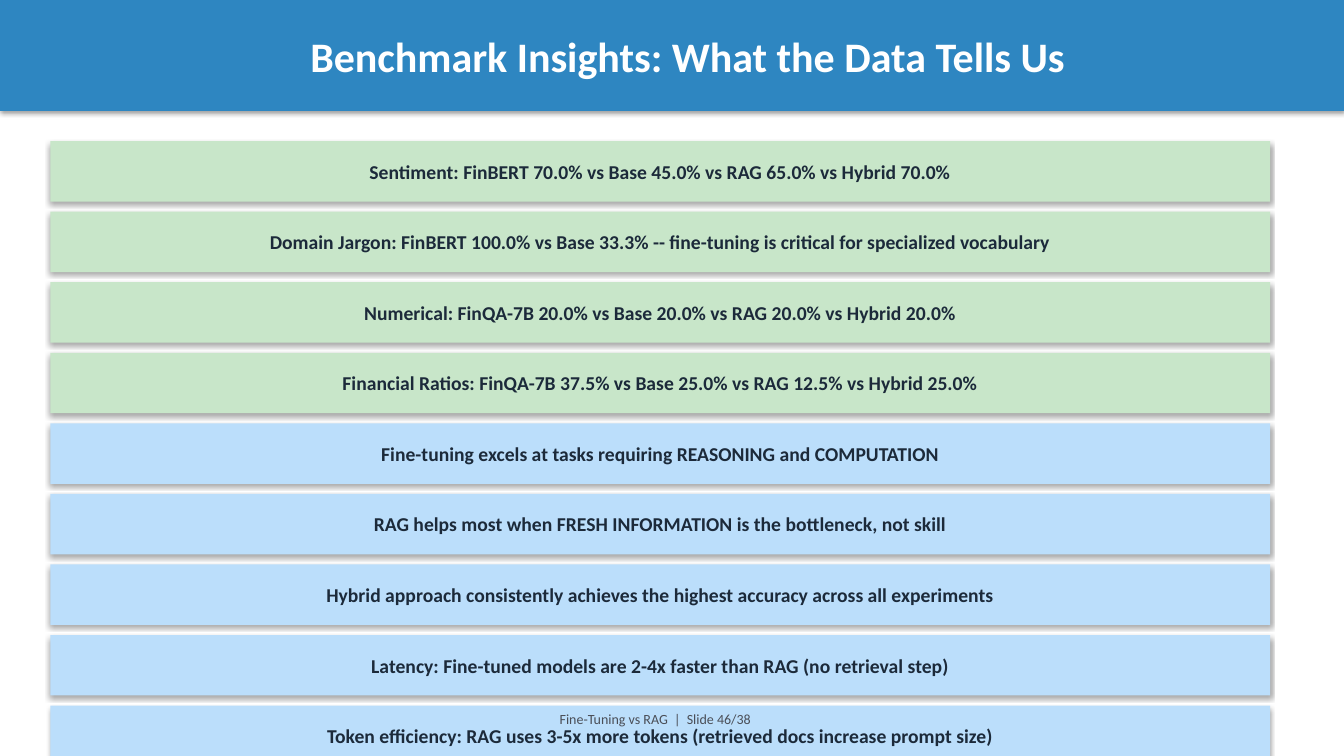
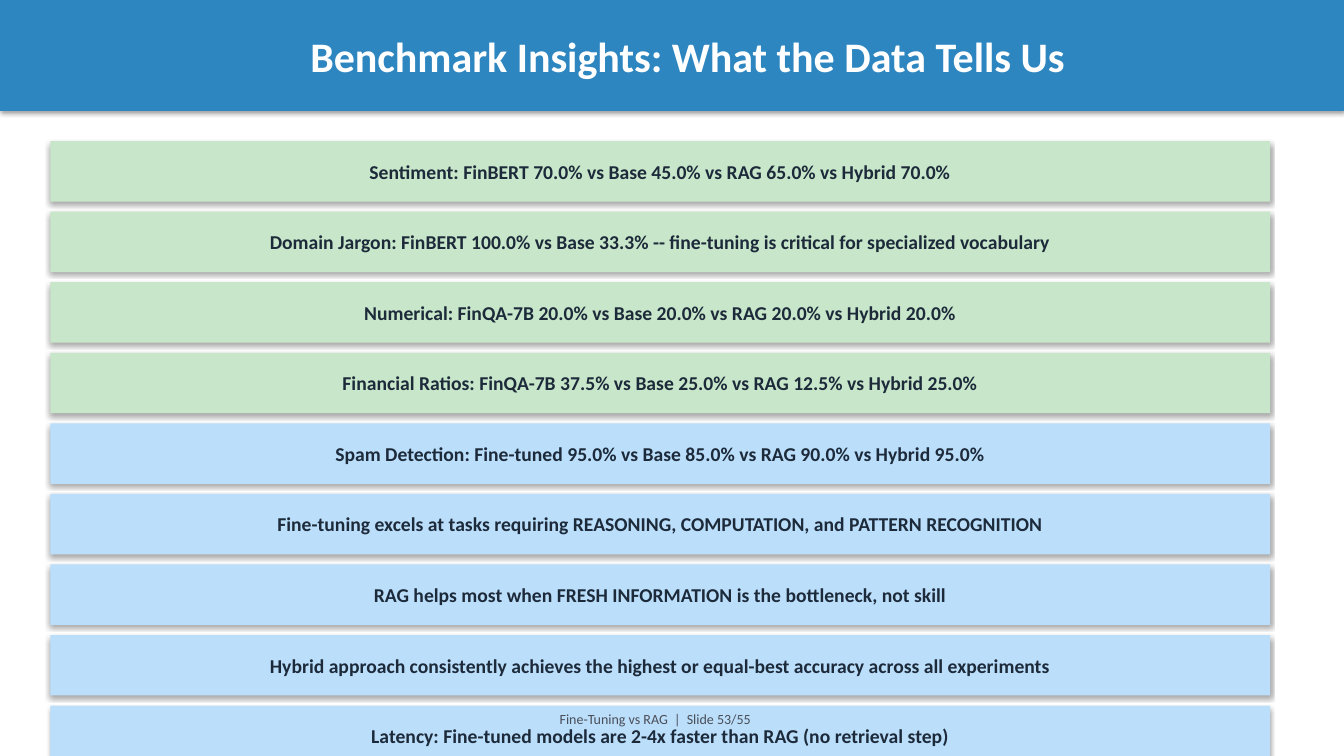
Before and after one commit to intelliswarm-ai/finetune-vs-rag, a slide deck: slide 53 of presentation.pptx (slide 46 before the commit). Drawn at 1344x756 pixels with LibreOffice and Linux fonts; fonts in the diff are those of the drawing. Boxes give left, top, right and bottom in pixels: in the first picture for what was removed or moved away, otherwise in the second. Text is boxed around its words. In the diff, an @@ line names an element or a change of style, - is before the commit and + after.

```diff
--- a/presentation.pptx
+++ b/presentation.pptx
@@ text in rectangle at [335,447,984,464]: text changed @@
-Fine-tuning excels at tasks requiring REASONING and COMPUTATION
+Spam Detection: Fine-tuned 95.0% vs Base 85.0% vs RAG 90.0% vs Hybrid 95.0%
@@ rectangle added at [50,494,1270,555], fill #BBDEFB, 14 pt, text #1C2A3A, bold @@
+Fine-tuning excels at tasks requiring REASONING, COMPUTATION, and PATTERN RECOGNITION
@@ 3 rectangles: place and size @@
-3 rectangles at [50,494,1270,696]
+3 rectangles at [50,565,1270,756]
@@ text in rectangle at [270,659,1050,677]: text changed @@
-Hybrid approach consistently achieves the highest accuracy across all experiments
+Hybrid approach consistently achieves the highest or equal-best accuracy across all experiments
@@ rectangle removed at [50,706,1270,756] @@
-Token efficiency: RAG uses 3-5x more tokens (retrieved docs increase prompt size)
@@ text at [560,714,751,727]: text changed @@
-Fine-Tuning vs RAG | Slide 46/38
+Fine-Tuning vs RAG | Slide 53/55
```
Also in this commit, not shown: 46 other slides changed, 7 slides added, 2 other files.
